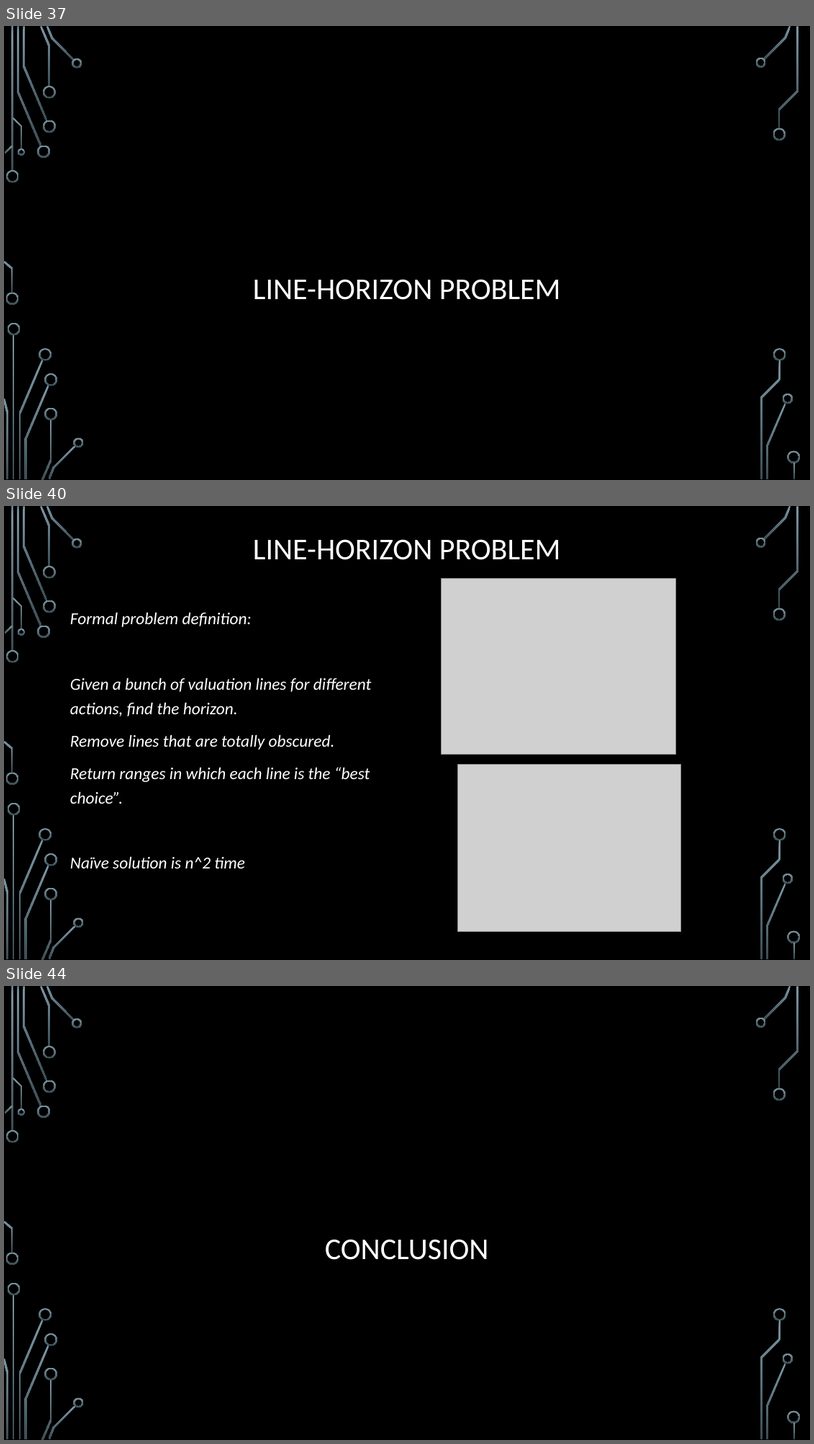
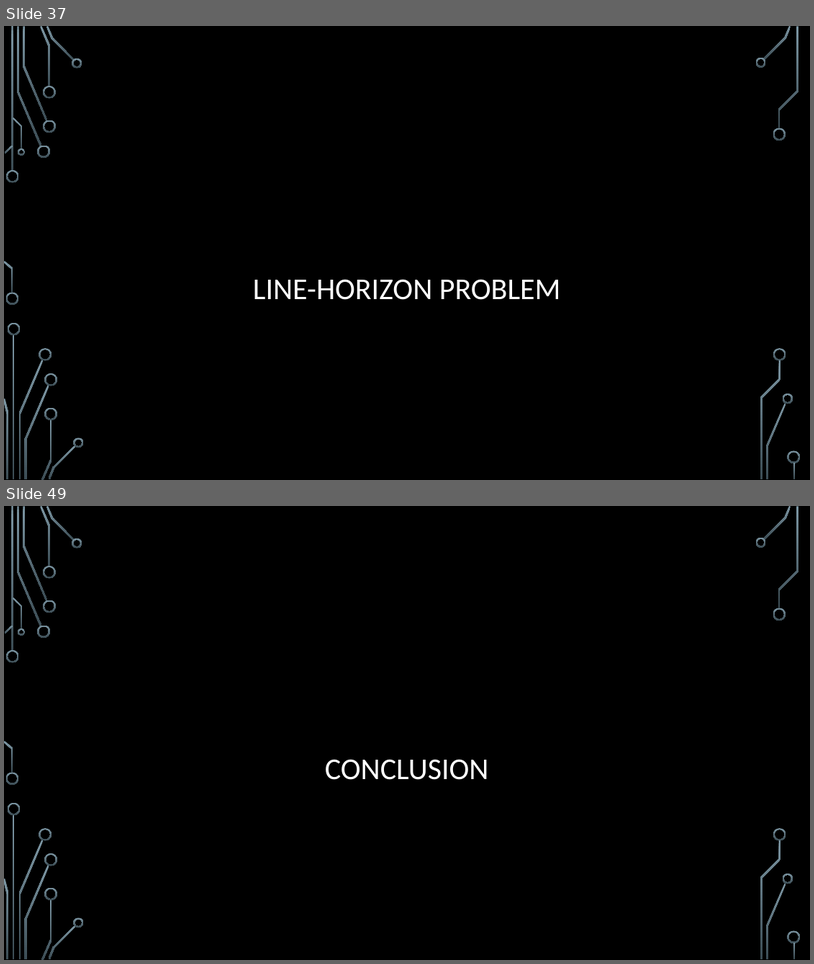
Before and after one commit to janiceeguo/advAlgo, a slide deck: slides/ComputationalGeom-part1-Intersections.pptx. Shown one above the other, each under a label of ours: slides 37, 40 and 44 before the commit, slides 37 and 49 after it; the slides between them are not shown. The pictures are 814x1444 and 814x964 pixels, drawn with LibreOffice and Linux fonts; fonts in the diff are those of the drawing; grey boxes stand for pictures; background and template pictures are left out. Boxes give left, top, right and bottom in pixels: in the first picture for what was removed or moved away, otherwise in the second. Text is boxed around its words. In the diff, an @@ line names an element or a change of style, - is before the commit and + after.

```diff
--- a/slides/ComputationalGeom-part1-Intersections.pptx
+++ b/slides/ComputationalGeom-part1-Intersections.pptx
@@ slide 40 removed at bbox=[4, 506, 810, 960], background picture (left out); not listed: 36 template elements that a slide beside it also shows @@
@@ title removed at bbox=[253, 539, 561, 560] @@
-LINE-HORIZON PROBLEM
@@ picture removed at bbox=[441, 578, 676, 754] @@
@@ text removed at bbox=[70, 612, 372, 868] @@
-Formal problem definition:
-Given a bunch of valuation lines for different actions, find the horizon.
-Remove lines that are totally obscured.
-Return ranges in which each line is the “best choice”.
-Naïve solution is n^2 time
@@ picture removed at bbox=[458, 764, 682, 932] @@
@@ what was slide 44 is now slide 49 @@
```
Also in this commit, not shown: 11 slides added, 5 other slides removed, 4 other files.
